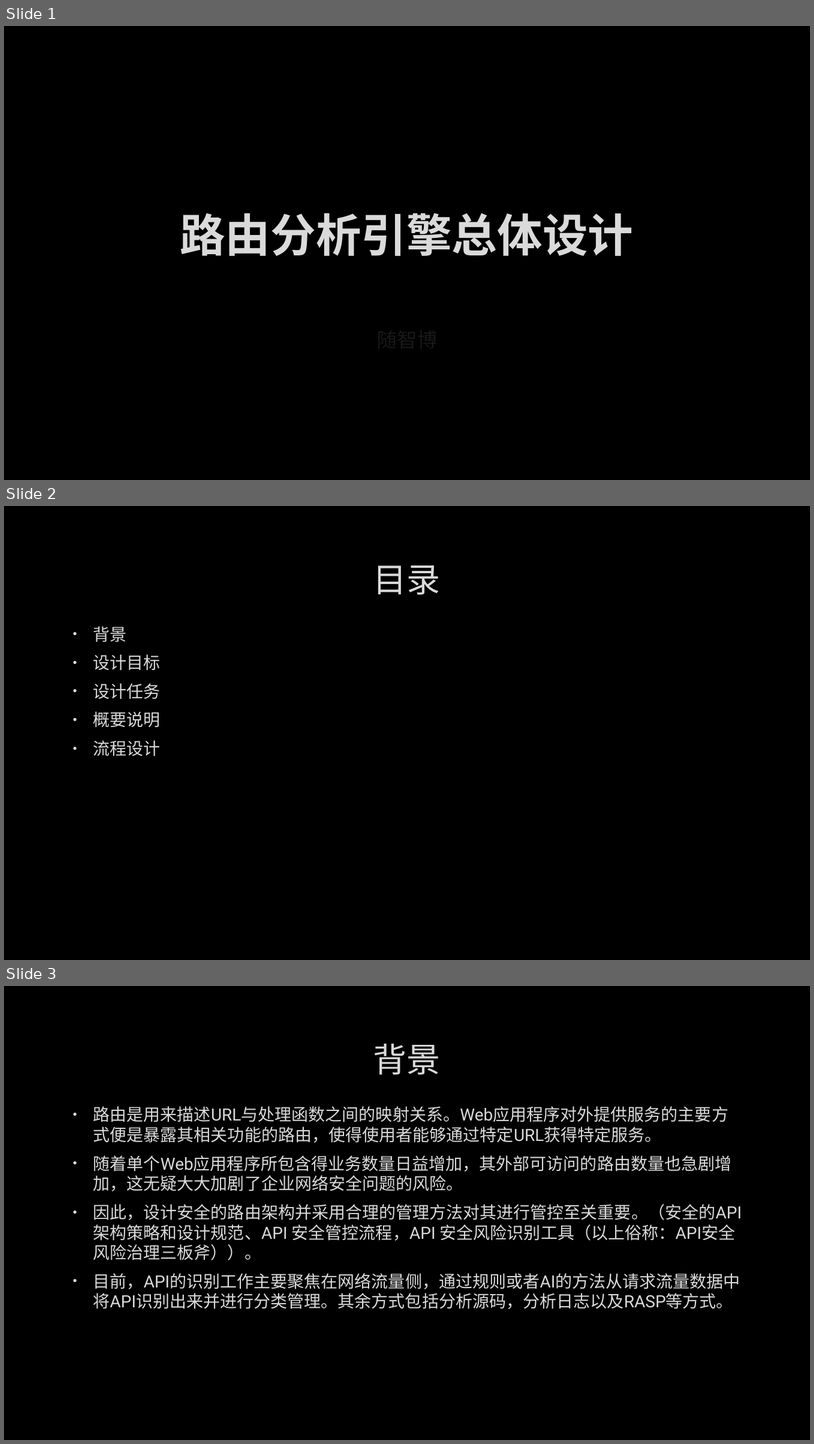
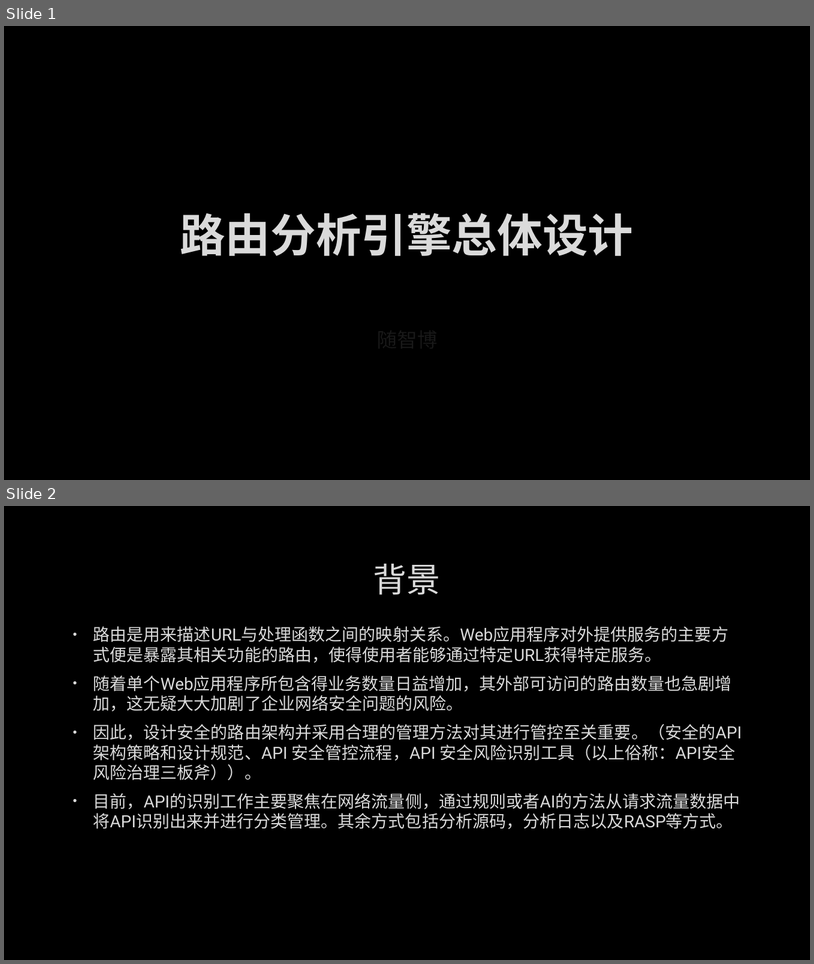
Before and after one commit to suizhibo/RouteCheck, a slide deck: 路由分析引擎总体设计.pptx. Shown one above the other, each under a label of ours: slides 1, 2 and 3 before the commit, slides 1 and 2 after it. The pictures are 814x1444 and 814x964 pixels, drawn with LibreOffice and Linux fonts; fonts in the diff are those of the drawing; background and template pictures are left out. Boxes give left, top, right and bottom in pixels: in the first picture for what was removed or moved away, otherwise in the second. Text is boxed around its words. In the diff, an @@ line names an element or a change of style, - is before the commit and + after.

Commit message:
[Fix] 更新设计文档

```diff
--- a/路由分析引擎总体设计.pptx
+++ b/路由分析引擎总体设计.pptx
@@ slide 2 removed at (4, 506, 810, 960), background picture (left out) @@
@@ title removed at (373, 565, 440, 595) @@
-目录
@@ text removed at (93, 626, 161, 756) @@
-• 背景
-• 设计目标
-• 设计任务
-• 概要说明
-• 流程设计
@@ what was slide 3 is now slide 2 @@
```
Also in this commit, not shown: 1 other slide removed.
